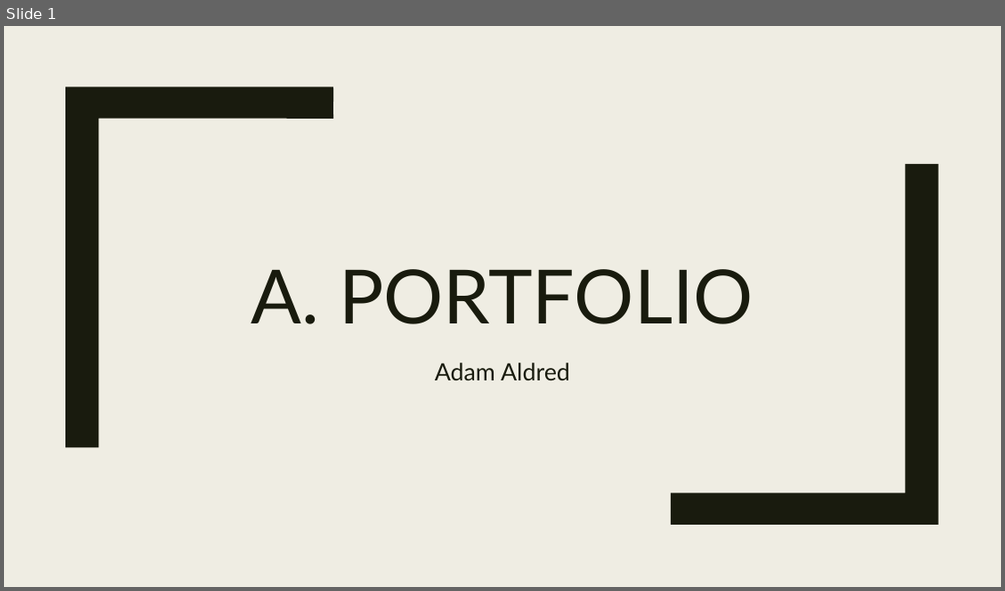
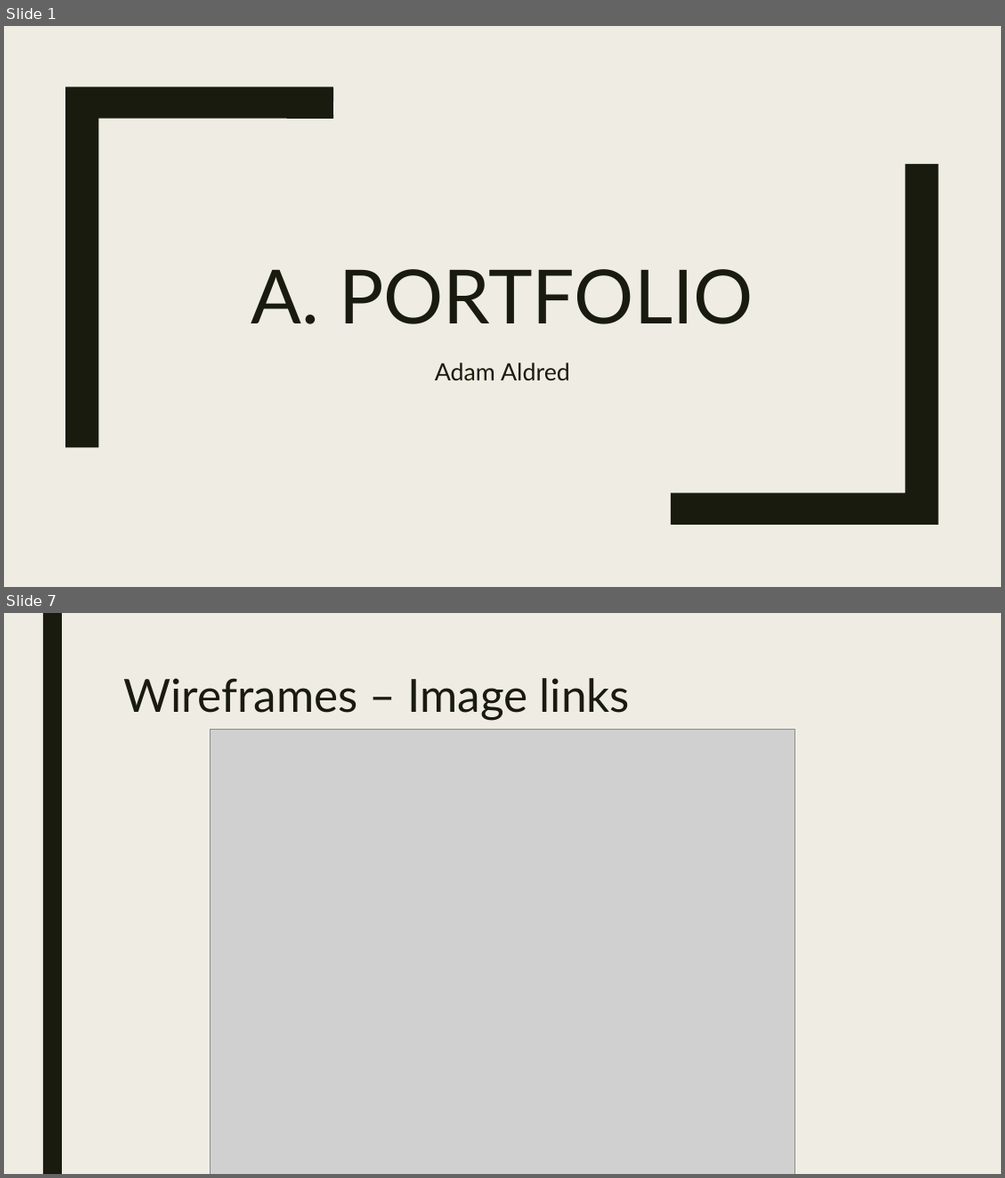
Before and after one commit to adam22gary/adam22gary.github.io, a slide deck: ppt/presentation.pptx. Shown one above the other, each under a label of ours: slide 1 before the commit, slides 1 and 7 after it; the slides between them are not shown. The pictures are 1005x591 and 1005x1178 pixels, drawn with LibreOffice and Linux fonts; fonts in the diff are those of the drawing; grey boxes stand for pictures. Boxes give left, top, right and bottom in pixels: in the first picture for what was removed or moved away, otherwise in the second. Text is boxed around its words. In the diff, an @@ line names an element or a change of style, - is before the commit and + after.

Commit message:
add presentation images fixed a few typos

```diff
--- a/ppt/presentation.pptx
+++ b/ppt/presentation.pptx
@@ slide 7 added at (x1=4, y1=613, x2=1001, y2=1174), background #EFEDE3 @@
@@ rectangle added at (x1=43, y1=613, x2=62, y2=1174), fill #191B0E @@
@@ title added at (x1=123, y1=678, x2=630, y2=720), 44 pt, text #191B0E @@
+Wireframes – Image links
@@ picture added at (x1=210, y1=730, x2=795, y2=1174) @@
```
Also in this commit, not shown: 2 slides changed, 9 other slides added, 10 other files.
